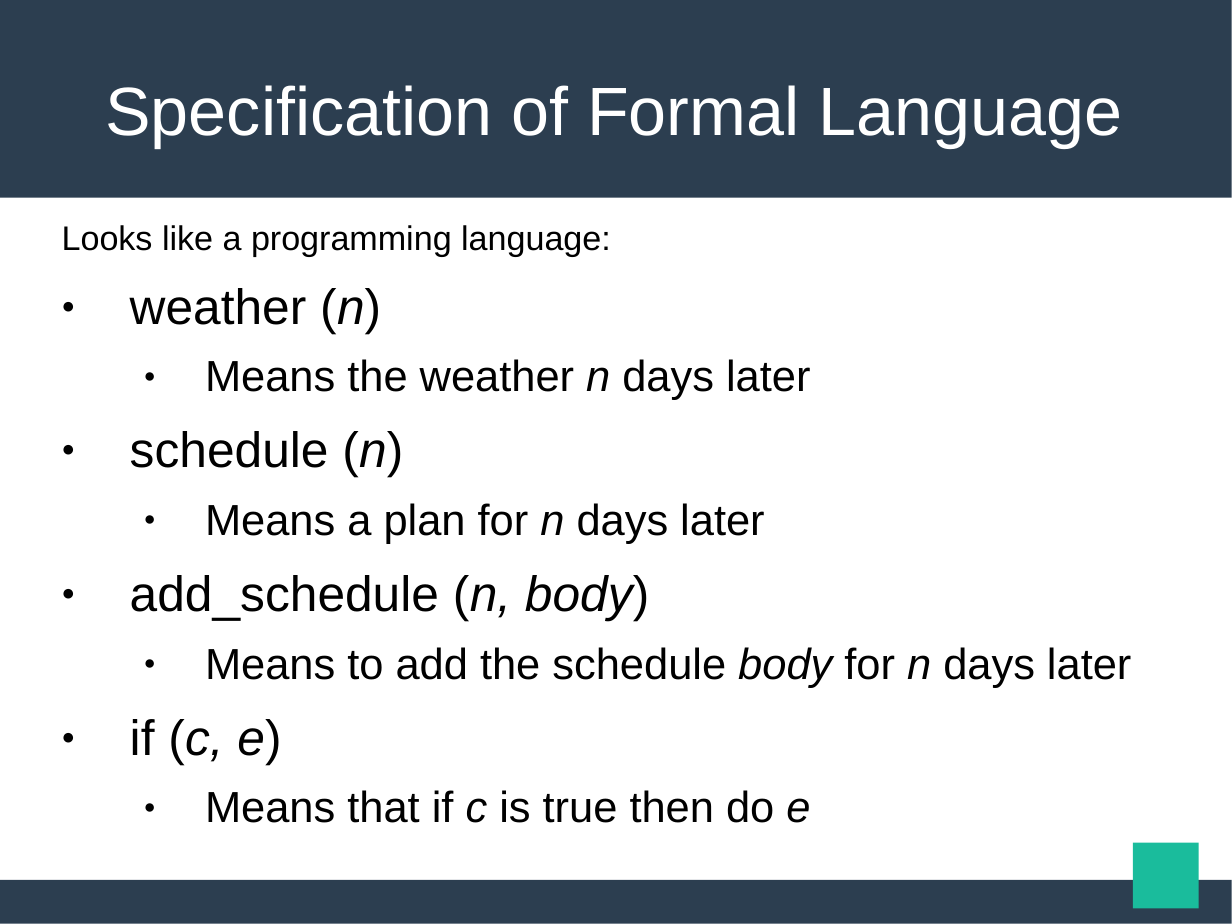
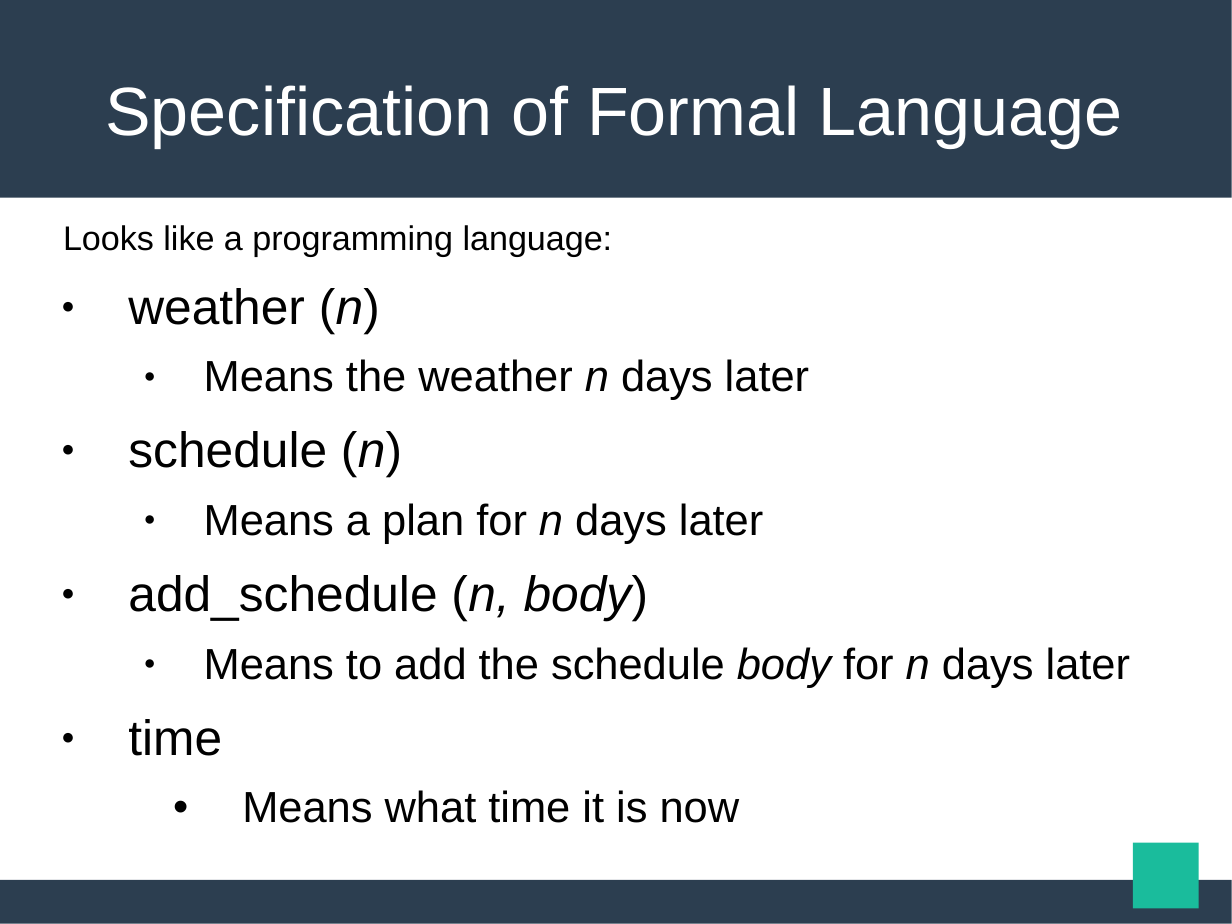
Before and after one commit to maekawatoshiki/neural-machine-translation-demo, a slide deck: slide 9 of NY_slide.ppt. Drawn at 1232x924 pixels with LibreOffice and Linux fonts; fonts in the diff are those of the drawing. Boxes give left, top, right and bottom in pixels: in the first picture for what was removed or moved away, otherwise in the second. Text is boxed around its words. In the diff, an @@ line names an element or a change of style, - is before the commit and + after.

```diff
--- a/NY_slide.ppt
+++ b/NY_slide.ppt
@@ text at <box>63,225,1130,688</box>: indent changed @@
@@ text at <box>128,719,740,823</box>: text changed @@
-● if (c, e)
-  ● Means that if c is true then do e
+● time
+  • Means what time it is now
```
Also in this commit, not shown: 18 other slides changed, 2 slides added, 2 other files.
